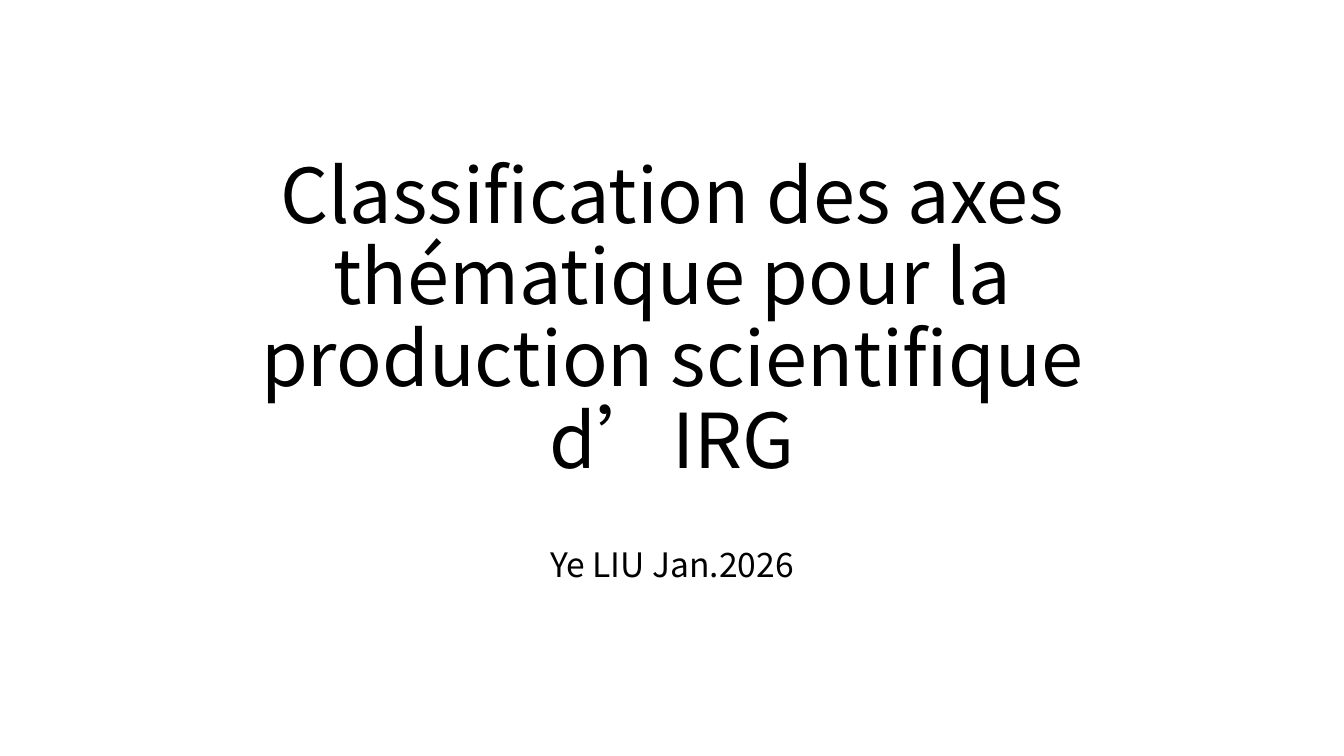
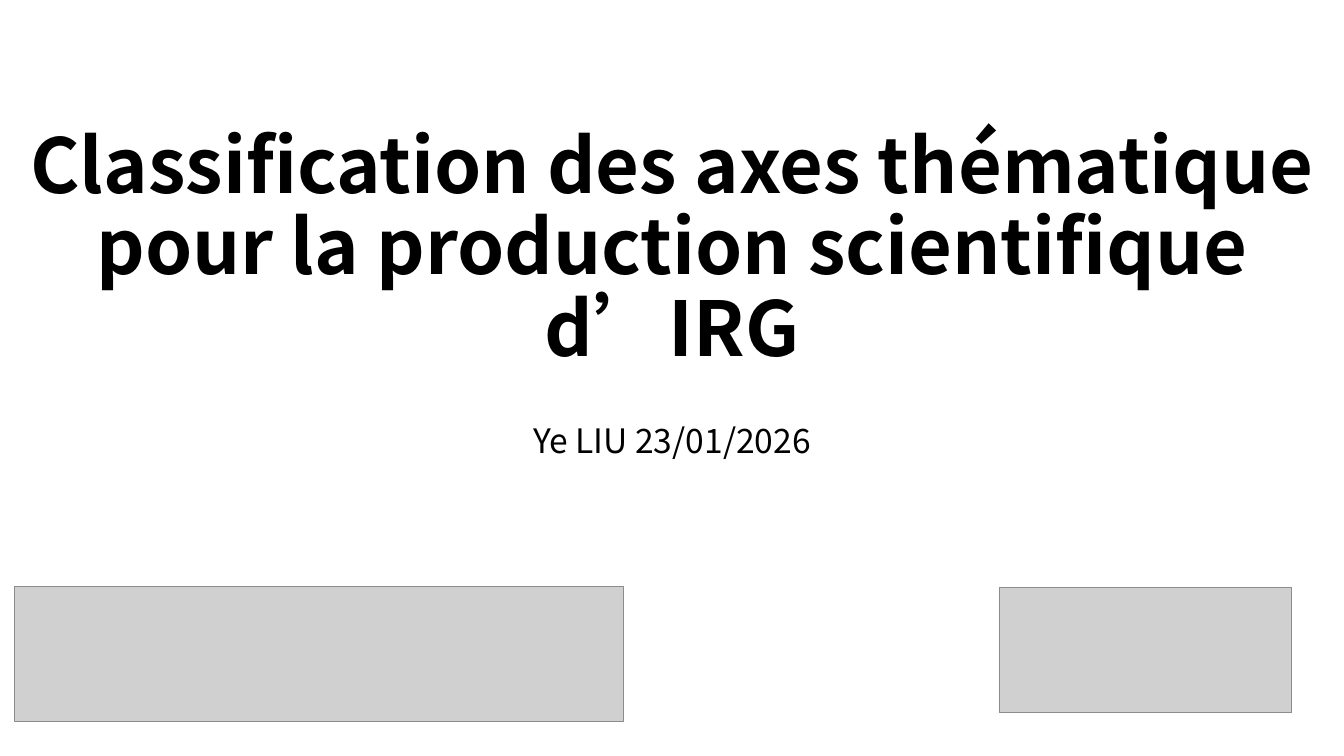
Before and after one commit to yeliu-dh/hal_insight, a slide deck: slide 1 of axe_classification.pptx. Drawn at 1344x756 pixels with LibreOffice and Linux fonts; fonts in the diff are those of the drawing; grey boxes stand for pictures. Boxes give left, top, right and bottom in pixels: in the first picture for what was removed or moved away, otherwise in the second. Text is boxed around its words. In the diff, an @@ line names an element or a change of style, - is before the commit and + after.

```diff
--- a/axe_classification.pptx
+++ b/axe_classification.pptx
@@ title "Classification des axes thématique pour ...": place and size @@
-title "Classification des axes thématique pour ..." at <box>261,162,1083,469</box>
+title "Classification des axes thématique pour ..." at <box>30,123,1314,357</box>
@@ title "Classification des axes thématique pour ..." at <box>30,123,1314,357</box>: bold on @@
@@ subtitle at <box>533,426,811,459</box>: text changed @@
-Ye LIU Jan.2026
+Ye LIU 23/01/2026
@@ picture added at <box>14,586,623,721</box> @@
@@ picture added at <box>999,588,1292,713</box> @@
```
Also in this commit, not shown: 7 other slides changed, 3 slides added, 2 slides removed, 20 other files.
